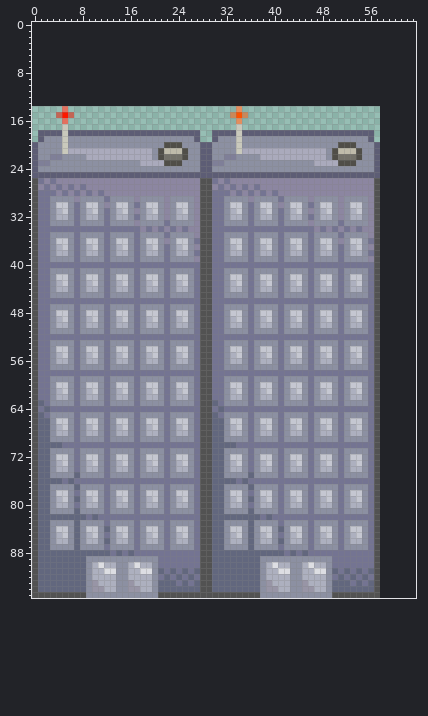
File history of a sprite sheet, Earthquake/Assets/Sprites/GamePlay/business_building.png. That is the earlier state.
The file is 58x82 pixels. Colours within 5 levels of each other are drawn and written as one. The old version is drawn lined up with the new one, on the new canvas.
The same view after the edit:
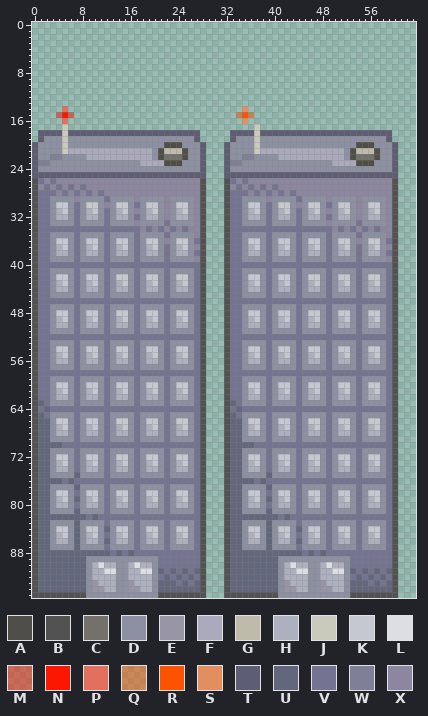
Palette (. is transparent): A #504e48  B #525252  C #737169  D #8c90a2  E #9895a6  F #aaaabc  G #bfbbaa  H #adb0bf  J #c9c9bc  K #c5c7d1  L #dddee3  M #fc180080  N #fc1800  P #e3705e  Q #fc530080  R #fc5300  S #e38e5e  T #5d5d75  U #62677e  V #747492  W #7f7f98  X #8c86a1
Commit: fixed building sprite and created school sprite
Diff:
canvas 58x82 -> 64x96, the old top-left corner now at 0,14
Changed rows in their new state; - is an unchanged pixel.
first column x 29:
14 -----.S-------------------------
15 ----.QRQ------------------------
16 -----.S-------------------------
17 -----.--J-----------------------
18 -...-T--J-------------------TTT-
19 -...TD--J------------------DDDT-
20 ...T-D--J-------------DDDAAADDDT
21 ...T-DDDJ-----------FFFDAGGGADDT
22 ...TD-WW-DDD--------FFFDACCCADDT
23 ...TWW------------DDD-FFFAAADDDT
24 ...T------------------------DDDT
25 ...--------------------------TTT
26 ...BV-V---------------------XXXB
27 ...BXVXVXV-V----------------XXXB
28 ...BV-VXVXVXV-V-------------XXXB
29 ...BVV-D--X-D--V-D--X-D--X-DDDXB
30 ...BVV-KKDV-KKDX-KKDV-KKDX-KKDXB
31 ...BVV-HKDV-HKDV-HKDX-HKDX-HKDXB
32 ...BVV-HHDV-HHDV-HHDV-HHDX-HHDXB
33 ...BVV-D--V-D--V-D--X-D--V-DDDXB
34 ...B--------------V-VXVXVXV-VXXB
35 ...BVV-D--V-D--V-D--V-D--V-DDDXB
36 ...BVV-KKDV-KKDV-KKDV-KKDX-KKDVB
37 ...BVV-HKDV-HKDV-HKDV-HKDV-HKDXB
38 ...BVV-HHDV-HHDV-HHDV-HHDV-HHDVB
39 ...BVV-D--V-D--V-D--V-D--V-DDDXB
40 ...B------------------------VVVB
41 ...BVV-D--V-D--V-D--V-D--V-DDDVB
42 ...BVV-KKDV-KKDV-KKDV-KKDV-KKDVB
43 ...BVV-HKDV-HKDV-HKDV-HKDV-HKDVB
44 ...BVV-HHDV-HHDV-HHDV-HHDV-HHDVB
45 ...BVV-D--V-D--V-D--V-D--V-DDDVB
46 ...B------------------------VVVB
47 ...BVV-D--V-D--V-D--V-D--V-DDDVB
48 ...BVV-KKDV-KKDV-KKDV-KKDV-KKDVB
49 ...BVV-HKDV-HKDV-HKDV-HKDV-HKDVB
50 ...BVV-HHDV-HHDV-HHDV-HHDV-HHDVB
51 ...BVV-D--V-D--V-D--V-D--V-DDDVB
52 ...B------------------------VVVB
53 ...BVV-D--V-D--V-D--V-D--V-DDDVB
54 ...BVV-KKDV-KKDV-KKDV-KKDV-KKDVB
55 ...BVV-HKDV-HKDV-HKDV-HKDV-HKDVB
56 ...BVV-HHDV-HHDV-HHDV-HHDV-HHDVB
57 ...BVV-D--V-D--V-D--V-D--V-DDDVB
58 ...B------------------------VVVB
59 ...BVV-D--V-D--V-D--V-D--V-DDDVB
60 ...BVV-KKDV-KKDV-KKDV-KKDV-KKDVB
61 ...BVV-HKDV-HKDV-HKDV-HKDV-HKDVB
62 ...BVV-HHDV-HHDV-HHDV-HHDV-HHDVB
63 ...BUV-D--V-D--V-D--V-D--V-DDDVB
64 ...B-U----------------------VVVB
65 ...BUV-D--V-D--V-D--V-D--V-DDDVB
66 ...BUU-KKDV-KKDV-KKDV-KKDV-KKDVB
67 ...BUU-HKDV-HKDV-HKDV-HKDV-HKDVB
68 ...BUU-HHDV-HHDV-HHDV-HHDV-HHDVB
69 ...BUU-D--V-D--V-D--V-D--V-DDDVB
70 ...B-UUU--------------------VVVB
71 ...BUU-D--V-D--V-D--V-D--V-DDDVB
72 ...BUU-KKDV-KKDV-KKDV-KKDV-KKDVB
73 ...BUU-HKDV-HKDV-HKDV-HKDV-HKDVB
74 ...BUU-HHDV-HHDV-HHDV-HHDV-HHDVB
75 ...BUU-D--U-D--V-D--V-D--V-DDDVB
76 ...B-U-U-U------------------VVVB
77 ...BUU-D--U-D--V-D--V-D--V-DDDVB
78 ...BUU-KKDV-KKDV-KKDV-KKDV-KKDVB
79 ...BUU-HKDU-HKDV-HKDV-HKDV-HKDVB
80 ...BUU-HHDV-HHDV-HHDV-HHDV-HHDVB
81 ...BUU-D--U-D--V-D--V-D--V-DDDVB
82 ...B-----U-U-U--------------VVVB
83 ...BUU-D--U-D--V-D--V-D--V-DDDVB
84 ...BUU-KKDU-KKDU-KKDV-KKDV-KKDVB
85 ...BUU-HKDU-HKDV-HKDV-HKDV-HKDVB
86 ...BUU-HHDU-HHDU-HHDV-HHDV-HHDVB
87 ...BUU-D--U-D--V-D--V-D--V-DDDVB
88 ...B---------U-UVU-U--------VVVB
89 ...B-----UUU---------DDD----VVVB
90 ...B-----UUUD-LH-DD-LHHD----VVVB
91 ...B-----UUUDHHLLDDHHLLDUVUVUVUB
92 ...B-----UUUD-HH-DD-HHHDVUVUVUVB
93 ...B-----UUUDEHHHDDEHHHDU-UVUVUB
94 ...B-----UUUDEEHHDDEEHHD----UUUB
95 ...------BBB---------DDD-----BBB
